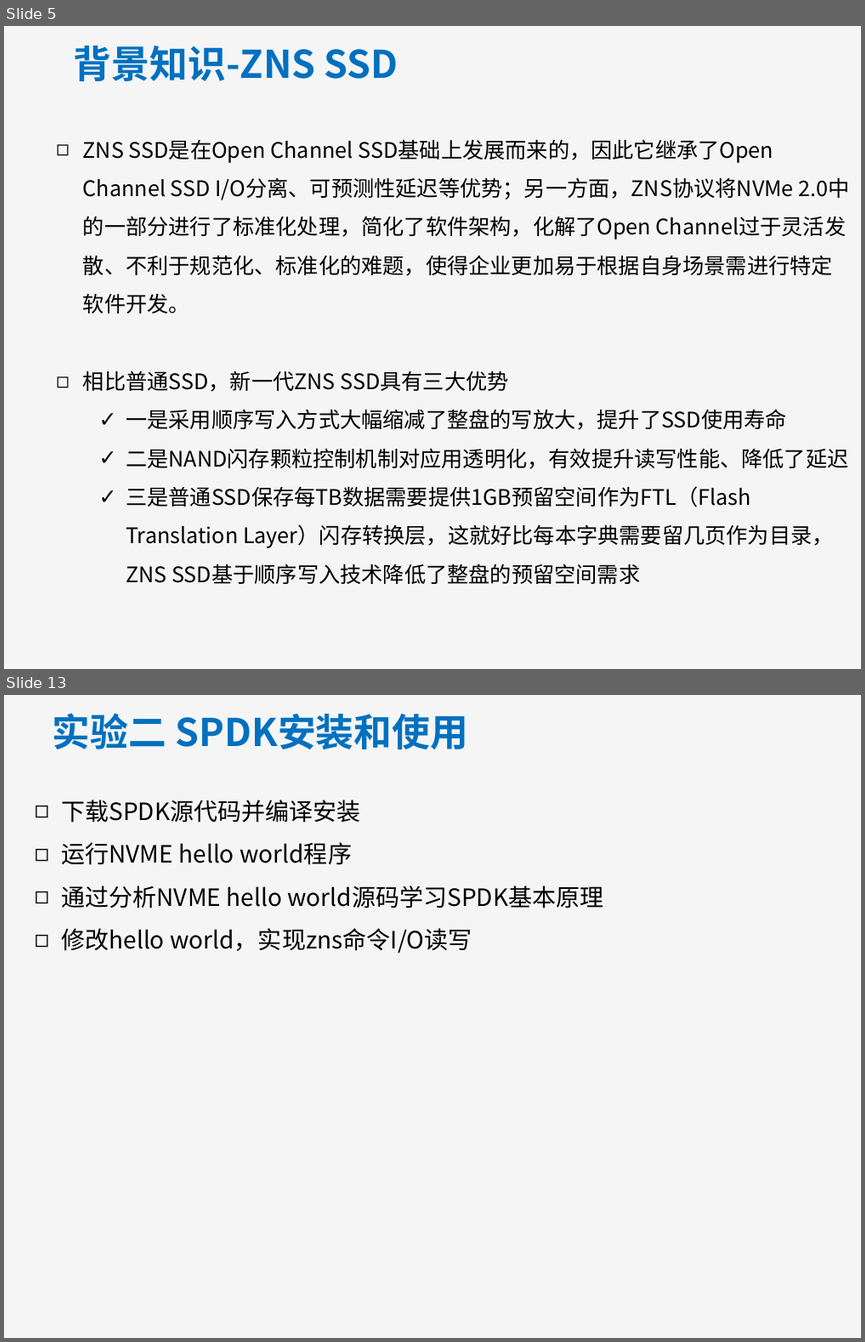
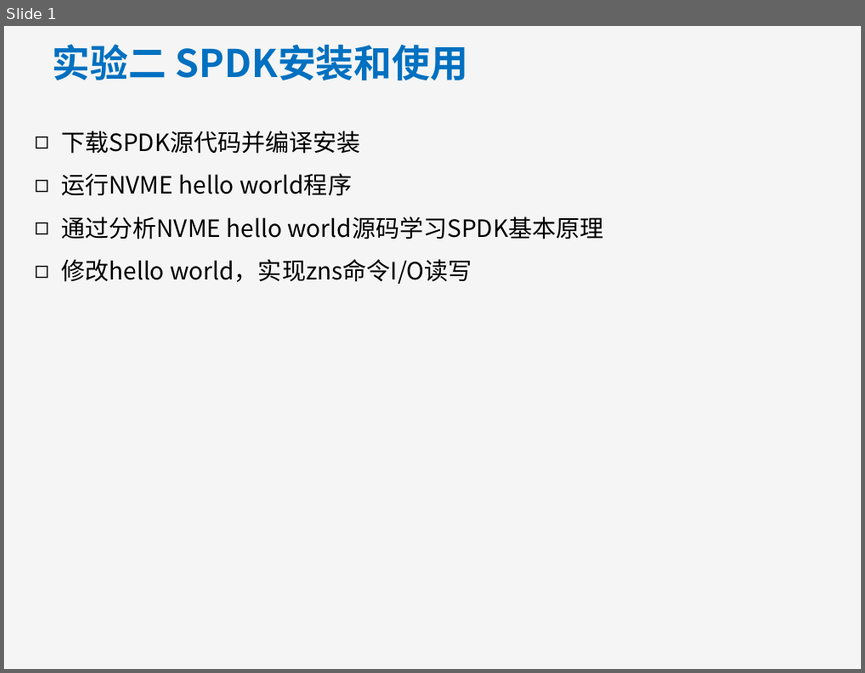
Before and after one commit to MiracleHYH/CS_Exp_ZNS, a slide deck: work/task2/计算机系统综合实验二.pptx. Shown one above the other, each under a label of ours: slides 5 and 13 before the commit, slide 1 after it; the slides between them are not shown. The pictures are 865x1342 and 865x673 pixels, drawn with LibreOffice and Linux fonts; fonts in the diff are those of the drawing; background and template pictures are left out. Boxes give left, top, right and bottom in pixels: in the first picture for what was removed or moved away, otherwise in the second. Text is boxed around its words. In the diff, an @@ line names an element or a change of style, - is before the commit and + after.

Commit message:
fix ppt

```diff
--- a/work/task2/计算机系统综合实验二.pptx
+++ b/work/task2/计算机系统综合实验二.pptx
@@ slide 5 removed at [4,26,861,669], background #F5F5F5 @@
@@ text removed at [74,46,398,81] @@
-背景知识-ZNS SSD
@@ text removed at [83,139,850,584] @@
-◻ ZNS SSD是在Open Channel SSD基础上发展而来的，因此它继承了Open Channel SSD I/O分离、可预测性延迟等优势；另一方面，ZNS协议将NVMe 2.0中的一部分进行了标准化处理，简化了软件架构，化解了Open Channel过于灵活发散、不利于规范化、标准化的难题，使得企业更加易于根据自身场景需进行特定软件开发。
-◻ 相比普通SSD，新一代ZNS SSD具有三大优势
-  ✓ 一是采用顺序写入方式大幅缩减了整盘的写放大，提升了SSD使用寿命
-  ✓ 二是NAND闪存颗粒控制机制对应用透明化，有效提升读写性能、降低了延迟
-  ✓ 三是普通SSD保存每TB数据需要提供1GB预留空间作为FTL（Flash Translation Layer）闪存转换层，这就好比每本字典需要留几页作为目录，ZNS SSD基于顺序写入技术降低了整盘的预留空间需求
@@ what was slide 13 is now slide 1 @@
```
Also in this commit, not shown: 11 other slides removed, 9 other files.
